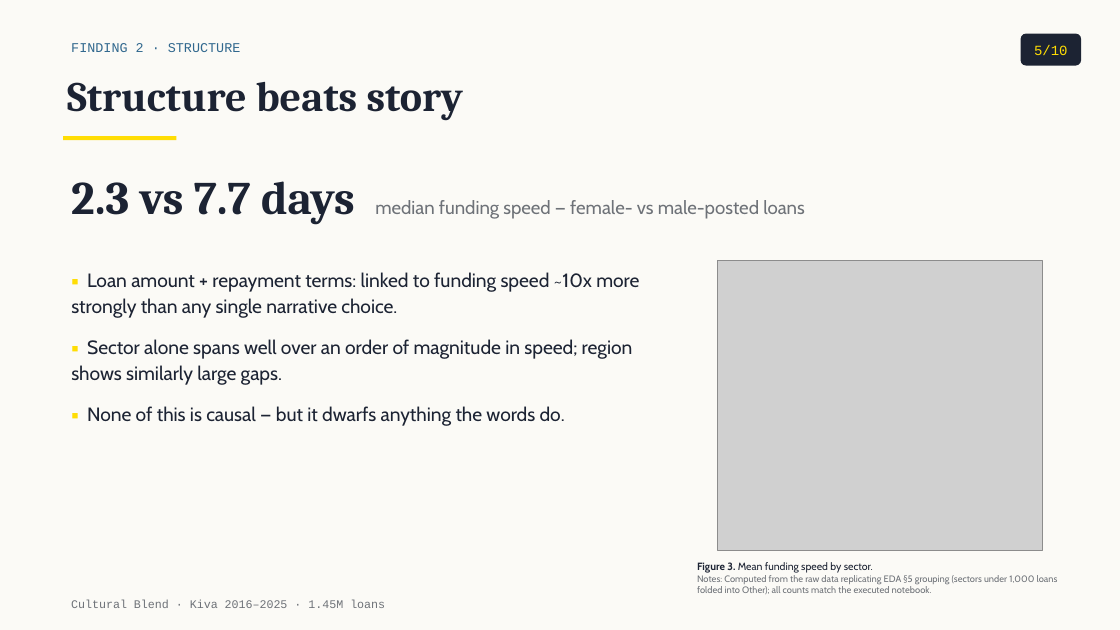
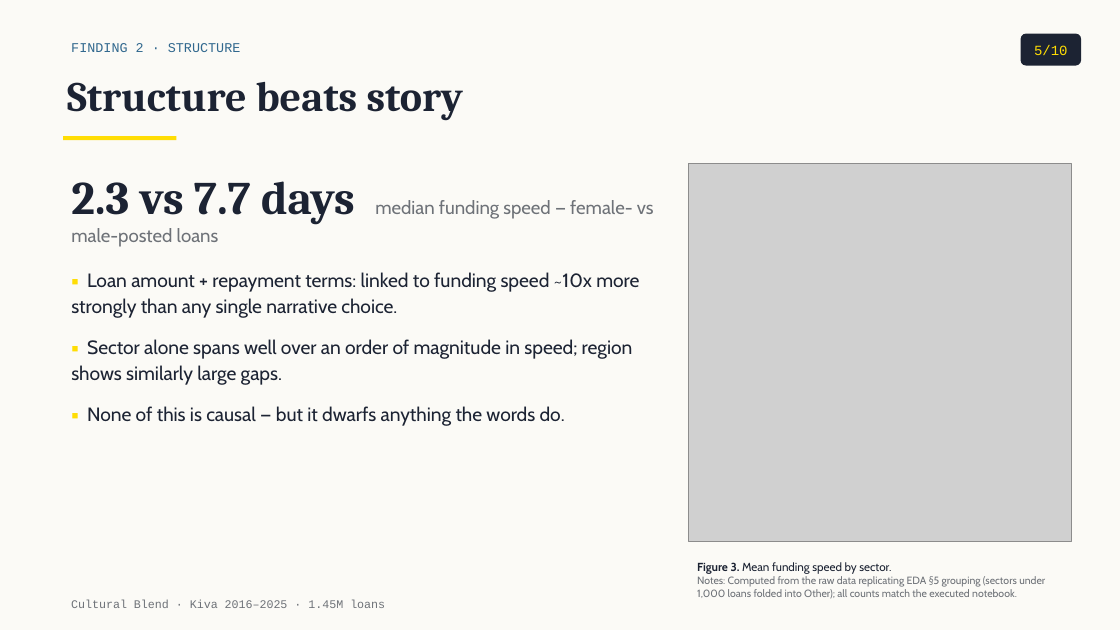
Before and after one commit to tuannm3812/unsw-ma-hackathon-2026, a slide deck: slide 5 of docs/presentation/slides_draft.pptx. Drawn at 1120x630 pixels with LibreOffice and Linux fonts; fonts in the diff are those of the drawing; grey boxes stand for pictures. Boxes give left, top, right and bottom in pixels: in the first picture for what was removed or moved away, otherwise in the second. Text is boxed around its words. In the diff, an @@ line names an element or a change of style, - is before the commit and + after.

```diff
--- a/docs/presentation/slides_draft.pptx
+++ b/docs/presentation/slides_draft.pptx
@@ text "2.3 vs 7.7 days median ..." rewrapped from [71,181,805,225] to [71,181,654,247] @@
@@ picture: place and size @@
-picture at [718,260,1043,550]
+picture at [689,164,1071,542]
@@ text "Figure 3. Mean funding speed ..." at [697,562,1045,599]: size 9 to 10 pt in "Figure 3. Mean funding speed by sector."; size 8 to 9 pt in "Notes: Computed from the raw data replicating ..." @@
```
Also in this commit, not shown: 7 other slides changed, 22 other files.
